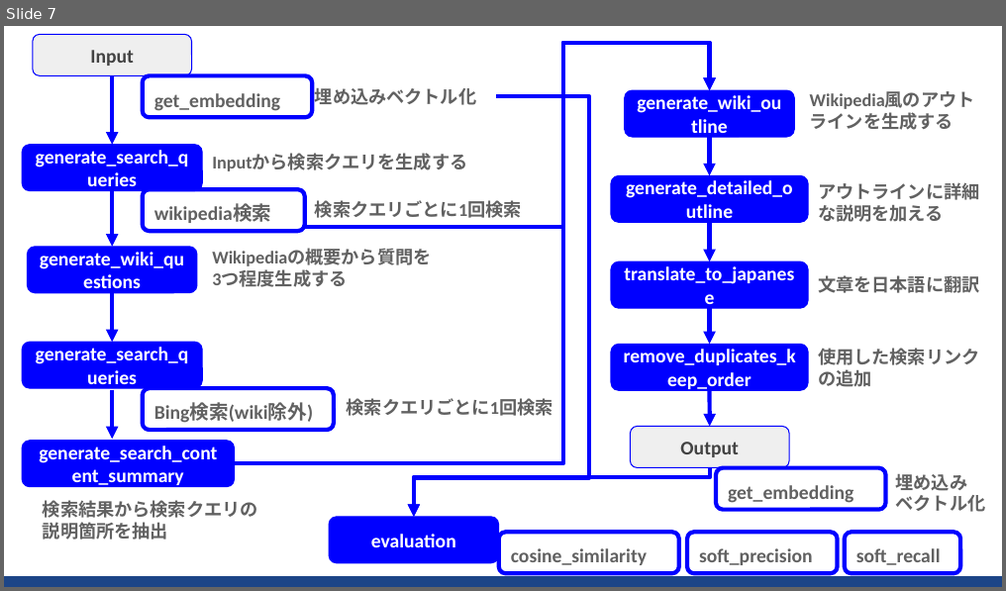
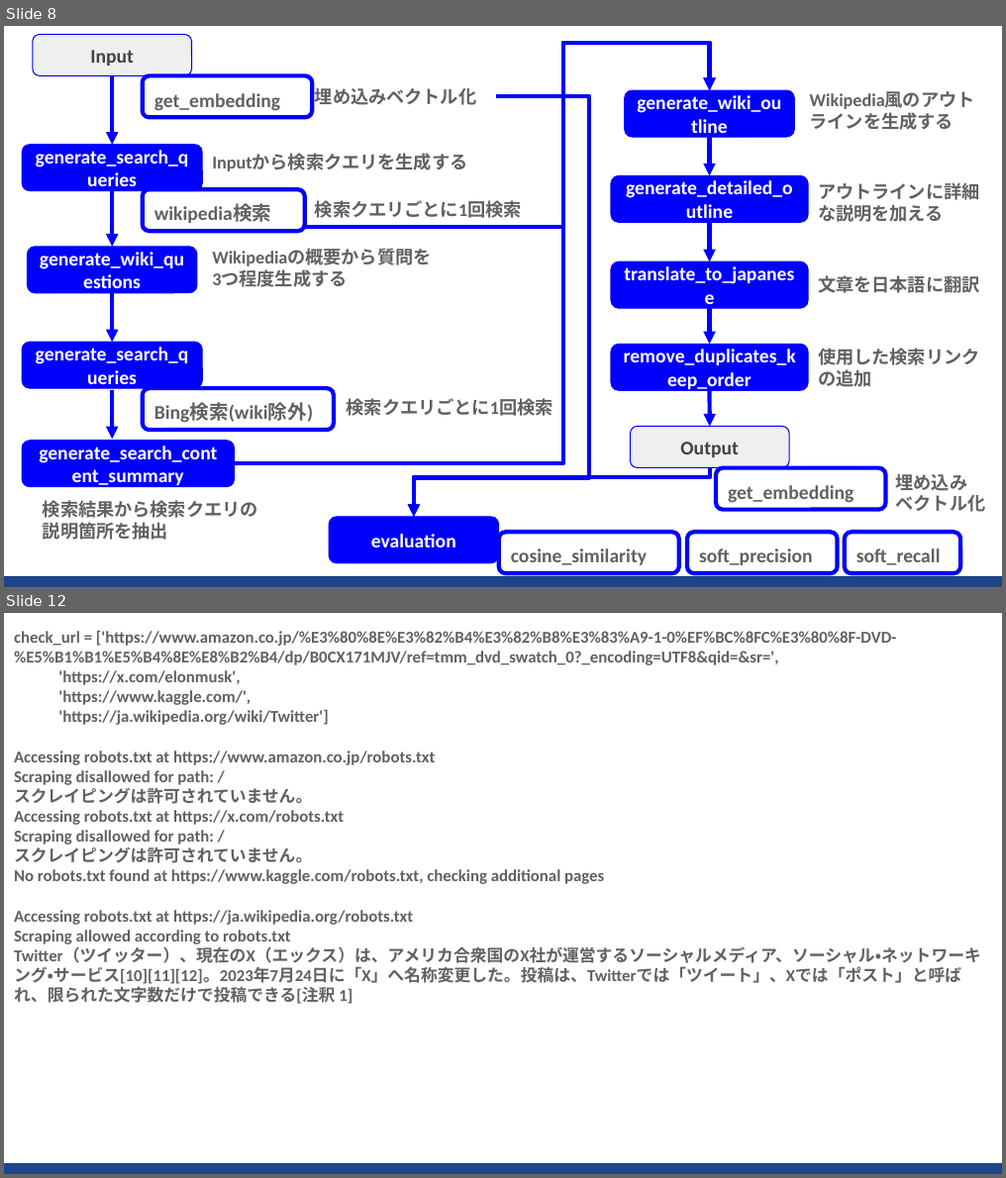
Before and after one commit to sekihan02/WikiLikeSearchLLMAgent, a slide deck: WikiLikeSearchLLMAgent.pptx. Shown one above the other, each under a label of ours: slide 7 before the commit, slides 8 and 12 after it; the slides between them are not shown. The pictures are 1006x591 and 1006x1178 pixels, drawn with LibreOffice and Linux fonts; fonts in the diff are those of the drawing. Boxes give left, top, right and bottom in pixels: in the first picture for what was removed or moved away, otherwise in the second. Text is boxed around its words. In the diff, an @@ line names an element or a change of style, - is before the commit and + after.

Commit message:
add check scraping

```diff
--- a/WikiLikeSearchLLMAgent.pptx
+++ b/WikiLikeSearchLLMAgent.pptx
@@ slide 12 added at (4,613,1002,1174), background #FFFFFF; not listed: 1 template element that a slide beside it also shows @@
@@ text added at (14,631,981,1004), 12 pt, text #616161, bold @@
+check_url = ['https://www.amazon.co.jp/%E3%80%8E%E3%82%B4%E3%82%B8%E3%83%A9-1-0%EF%BC%8FC%E3%80%8F-DVD-%E5%B1%B1%E5%B4%8E%E8%B2%B4/dp/B0CX171MJV/ref=tmm_dvd_swatch_0?_encoding=UTF8&qid=&sr=',
+'https://x.com/elonmusk',
+'https://www.kaggle.com/',
+'https://ja.wikipedia.org/wiki/Twitter']
+Accessing robots.txt at https://www.amazon.co.jp/robots.txt
+Scraping disallowed for path: /
+スクレイピングは許可されていません。
+Accessing robots.txt at https://x.com/robots.txt
+Scraping disallowed for path: /
+スクレイピングは許可されていません。
+No robots.txt found at https://www.kaggle.com/robots.txt, checking additional pages
+Accessing robots.txt at https://ja.wikipedia.org/robots.txt
+Scraping allowed according to robots.txt
+Twitter（ツイッター）、現在のX（エックス）は、アメリカ合衆国のX社が運営するソーシャルメディア、ソーシャル・ネットワーキング・サービス[10][11][12]。2023年7月24日に「X」へ名称変更した。投稿は、Twitterでは「ツイート」、Xでは「ポスト」と呼ばれ、限られた文字数だけで投稿できる[注釈 1]
@@ what was slide 7 is now slide 8 @@
```
Also in this commit, not shown: 3 slides changed, 3 other slides added, 1 slide removed, 5 other files.
